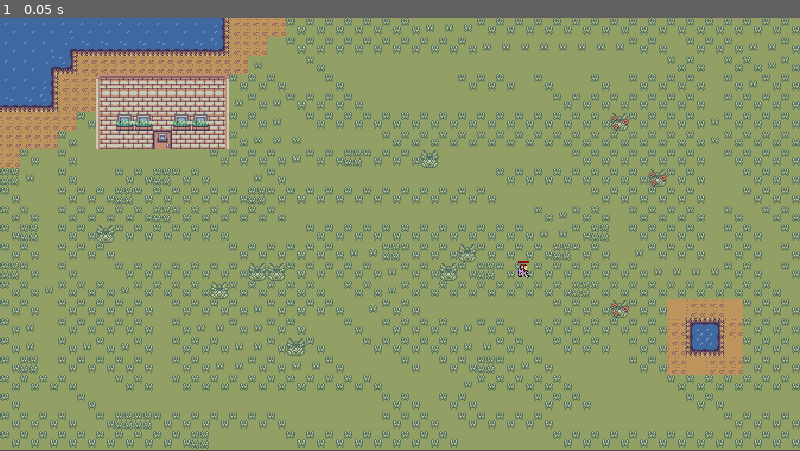
Above: before the commit, frame 1.
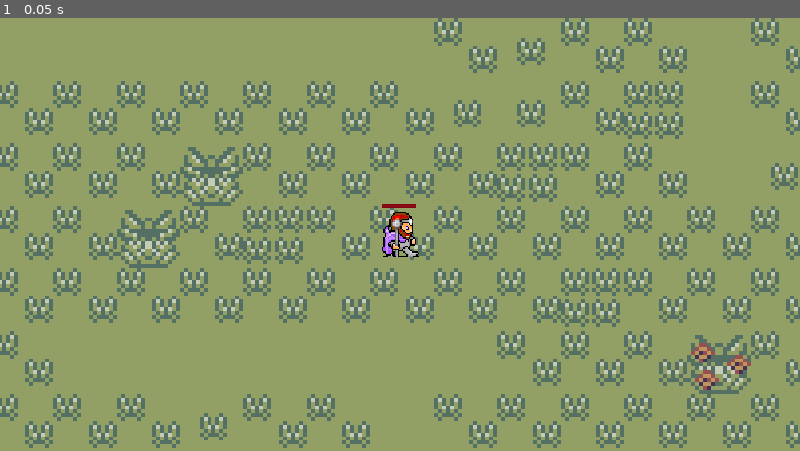
Above: after the commit, the same moment.

Repository: All-Man/2D-RPG
Game: Godot game, scene res://levels/freeworld.tscn
Same seed, same stepped clock (60 frames per second), same inputs: the game is played once before the commit and once after it. This scene is started directly instead of the project's main scene.
Inputs:
- Up to frame 1 (0.05 s): no input

The runs differ from the first frame. In frame 1, 37% of the frame differs, in the area x 0-100%, y 0-100%.

Commit message:
Теперь враг шлёпает мечом героя
Именно шлёпает. Шлёпает потому что пока не смог сделать нормальный удар.

Diff:
--- a/Enemy1.tscn
+++ b/Enemy1.tscn
@@ -1,40 +1,41 @@
-[gd_scene load_steps=19 format=2]
+[gd_scene load_steps=20 format=2]
 
 [ext_resource path="res://KinematicEnemy1.gd" type="Script" id=1]
-[ext_resource path="res://enemy/amg1_lf1.png" type="Texture" id=2]
-[ext_resource path="res://enemy/amg1_lf2.png" type="Texture" id=3]
-[ext_resource path="res://enemy/amg1_rt1.png" type="Texture" id=4]
-[ext_resource path="res://enemy/amg1_rt2.png" type="Texture" id=5]
-[ext_resource path="res://enemy/amg1_bk1.png" type="Texture" id=6]
-[ext_resource path="res://enemy/amg1_bk2.png" type="Texture" id=7]
-[ext_resource path="res://enemy/amg1_fr1.png" type="Texture" id=8]
-[ext_resource path="res://enemy/amg1_fr2.png" type="Texture" id=9]
-[ext_resource path="res://Enemy/KnightBody.gd" type="Script" id=10]
-[ext_resource path="res://images/pixel_under_health.png" type="Texture" id=11]
-[ext_resource path="res://images/health_bar.png" type="Texture" id=12]
-[ext_resource path="res://images/pixel_health.png" type="Texture" id=13]
+[ext_resource path="res://waepons/Wooden_sword.tscn" type="PackedScene" id=2]
+[ext_resource path="res://enemy/amg1_lf1.png" type="Texture" id=3]
+[ext_resource path="res://enemy/amg1_lf2.png" type="Texture" id=4]
+[ext_resource path="res://enemy/amg1_rt1.png" type="Texture" id=5]
+[ext_resource path="res://enemy/amg1_rt2.png" type="Texture" id=6]
+[ext_resource path="res://enemy/amg1_bk1.png" type="Texture" id=7]
+[ext_resource path="res://enemy/amg1_bk2.png" type="Texture" id=8]
+[ext_resource path="res://enemy/amg1_fr1.png" type="Texture" id=9]
+[ext_resource path="res://enemy/amg1_fr2.png" type="Texture" id=10]
+[ext_resource path="res://Enemy/KnightBody.gd" type="Script" id=11]
+[ext_resource path="res://images/pixel_under_health.png" type="Texture" id=12]
+[ext_resource path="res://images/health_bar.png" type="Texture" id=13]
+[ext_resource path="res://images/pixel_health.png" type="Texture" id=14]
 
 [sub_resource type="RectangleShape2D" id=1]
 extents = Vector2( 13.272, 16.0447 )
 
 [sub_resource type="SpriteFrames" id=2]
 animations = [ {
-"frames": [ ExtResource( 2 ), ExtResource( 3 ) ],
+"frames": [ ExtResource( 3 ), ExtResource( 4 ) ],
 "loop": true,
 "name": "LEFT",
 "speed": 5.0
 }, {
-"frames": [ ExtResource( 4 ), ExtResource( 5 ) ],
+"frames": [ ExtResource( 5 ), ExtResource( 6 ) ],
 "loop": true,
 "name": "RIGHT",
 "speed": 5.0
 }, {
-"frames": [ ExtResource( 6 ), ExtResource( 7 ) ],
+"frames": [ ExtResource( 7 ), ExtResource( 8 ) ],
 "loop": true,
 "name": "UP",
 "speed": 5.0
 }, {
-"frames": [ ExtResource( 8 ), ExtResource( 9 ) ],
+"frames": [ ExtResource( 9 ), ExtResource( 10 ) ],
 "loop": true,
 "name": "DOWN",
 "speed": 5.0
@@ -55,6 +56,9 @@
 scale = Vector2( 0.7, 0.7 )
 script = ExtResource( 1 )
 
+[node name="Sword" parent="KinematicEnemy1" instance=ExtResource( 2 )]
+scale = Vector2( 0.714286, 0.714286 )
+
 [node name="CollisionShape2D" type="CollisionShape2D" parent="KinematicEnemy1" groups=[
 "noheavy",
 ]]
@@ -67,7 +71,9 @@
 [node name="Body" type="Area2D" parent="KinematicEnemy1" groups=[
 "noheavy",
 ]]
-script = ExtResource( 10 )
+editor/display_folded = true
+visible = false
+script = ExtResource( 11 )
 
 [node name="CollisionShape2D2" type="CollisionShape2D" parent="KinematicEnemy1/Body"]
 position = Vector2( -0.71698, 0 )
@@ -100,6 +106,10 @@
 [node name="CollisionShape2D" type="CollisionShape2D" parent="KinematicEnemy1/Area2D"]
 shape = SubResource( 5 )
 
+[node name="Camera2D" type="Camera2D" parent="."]
+scale = Vector2( 0.791308, 1.34034 )
+current = true
+zoom = Vector2( 0.3, 0.3 )
 [connection signal="area_entered" from="KinematicEnemy1/Body" to="KinematicEnemy1/Body" method="_on_Body_area_entered"]
 [connection signal="area_exited" from="KinematicEnemy1/Body" to="KinematicEnemy1/Body" method="_on_Body_area_exited"]
 [connection signal="area_entered" from="KinematicEnemy1/HitZone" to="KinematicEnemy1" method="_on_HitZone_area_entered"]
--- a/KinematicEnemy1.gd
+++ b/KinematicEnemy1.gd
@@ -6,6 +6,11 @@
 var PlayerPos = Vector2(0,0)
 var CanHitPlayer:bool = false
 var BulletDamage:int = 10
+var side
+
+#
+#func _ready():
+#	$"../Sword".set_sword_position(17, "right")
 
 func _physics_process(delta):
 	$HealthBar.set_value(health)
@@ -29,29 +34,37 @@
 	if(PlayerPos.x < 0 && PlayerPos.y < 0): # 1 ая четверть окружности
 		if(abs(PlayerPos.y) < abs(PlayerPos.x)):# нижняя половина четверти
 			$AnimatedSprite.play("LEFT") # Начать проигрывать анимацию
+			side = "left"
 		elif(abs(PlayerPos.y) > abs(PlayerPos.x)):# верхняя половина четверти
 			$AnimatedSprite.play("UP")
+			side = "up"
 		else:
 			$AnimatedSprite.stop()
 	elif(PlayerPos.x > 0 && PlayerPos.y < 0): # 2 ая четверть четверти
 		if(abs(PlayerPos.y) < abs(PlayerPos.x)):# нижняя половина четверти
 			$AnimatedSprite.play("RIGHT")
+			side = "right"
 		elif(abs(PlayerPos.y) > abs(PlayerPos.x)):# верхняя половина четверти
 			$AnimatedSprite.play("UP")
+			side = "up"
 		else:
 			$AnimatedSprite.stop()
 	elif(PlayerPos.x > 0 && PlayerPos.y > 0): # 3 ая четверть четверти
 		if(abs(PlayerPos.y) < abs(PlayerPos.x)):# верхняя половина четверти
 			$AnimatedSprite.play("RIGHT")
+			side = "right"
 		elif(abs(PlayerPos.y) > abs(PlayerPos.x)):# нижняя половина четверти
 			$AnimatedSprite.play("DOWN")
+			side = "down"
 		else:
 			$AnimatedSprite.stop()
 	elif(PlayerPos.x < 0 && PlayerPos.y > 0): # 4 ая четверть четверти
 		if(abs(PlayerPos.y) > abs(PlayerPos.x)):# нижняя половина четверти
 			$AnimatedSprite.play("DOWN")
+			side = "down"
 		elif(abs(PlayerPos.y) < abs(PlayerPos.x)):# верхняя половина четверти
 			$AnimatedSprite.play("LEFT")
+			side = "left"
 		else:
 			$AnimatedSprite.stop() # Перестать проигрывать анимацию
 	else:
@@ -60,6 +73,7 @@
 
 func attack():
 	IsPlayerNear = true
+
 func stop_attack():
 	$AnimatedSprite.stop()
 	IsPlayerNear = false
@@ -68,6 +82,10 @@
 	var groups = area.get_groups()
 	if (groups.has("player")):
 		CanHitPlayer = true
+		print(side)
+		$Sword.set_sword_position(20, side)
+		$Sword.show()
+		$Sword.enable_sword()
 
 func _on_Area2D_area_entered(area):
 	var groups = area.get_groups()
@@ -79,3 +97,5 @@
 	var groups = area.get_groups()
 	if (groups.has("player")):
 		CanHitPlayer = false
+		$Sword.hide()
+		$Sword.disable_sword()
--- /dev/null
+++ b/waepons/Wooden_sword.gd
@@ -0,0 +1,134 @@
+extends KinematicBody2D
+
+var center_position:Vector2 = position
+var sword_side
+var radius
+var speed = 1
+var last_rotation
+var long = 2.5
+var attack = false
+
+func _ready():
+	#set_sword_position(40, "left")
+	hide()
+	$Area2D/CollisionShape2D.disabled = true
+
+func disable_sword():
+	$Area2D/CollisionShape2D.disabled = true
+
+func enable_sword():
+	$Area2D/CollisionShape2D.disabled = true
+
+func rotation_loop(mv): # x^2 + y^2 = r^2
+	if(sword_side == "up"):
+
+		if (position.x > radius/long):
+			speed = -speed
+		if (position.x < -radius/long):
+			speed = -speed
+		if (position.y > radius):
+			speed = -speed
+		if (position.y < -radius):
+			speed = -speed
+		position.x += speed
+		if(speed > 0):
+			position.y = -sqrt(radius*radius - position.x*position.x) * speed
+		if(speed < 0):
+			position.y = sqrt(radius*radius - position.x*position.x) * speed
+		rotation_degrees += speed
+
+	if(sword_side == "down"):
+
+		if (position.x > radius/long):
+			speed = -speed
+		if (position.x < -radius/long):
+			speed = -speed
+		if (position.y > radius):
+			speed = -speed
+		if (position.y < -radius):
+			speed = -speed
+		position.x += speed
+		if(speed > 0):
+			position.y = sqrt(radius*radius - position.x*position.x) * speed
+		if(speed < 0):
+			position.y = -sqrt(radius*radius - position.x*position.x) * speed
+		rotation_degrees -= speed
+
+	if(sword_side == "right"):
+		if (position.x > radius):
+			speed = -speed
+		if (position.x < -radius):
+			speed = -speed
+		if (position.y > radius/long):
+			speed = -speed
+		if (position.y < -radius/long):
+			speed = -speed
+		position.y += speed
+		if(speed > 0):
+			position.x = sqrt(radius*radius - position.y*position.y) * speed
+		if(speed < 0):
+			position.x = -sqrt(radius*radius - position.y*position.y) * speed
+		rotation_degrees += speed
+
+	if(sword_side == "left"):
+		if (position.x > radius):
+			speed = -speed
+		if (position.x < -radius):
+			speed = -speed
+		if (position.y > radius/long):
+			speed = -speed
+		if (position.y < -radius/long):
+			speed = -speed
+		position.y += speed
+		if(speed > 0):
+			position.x = -sqrt(radius*radius - position.y*position.y) * speed
+		if(speed < 0):
+			position.x = sqrt(radius*radius - position.y*position.y) * speed
+		rotation_degrees -= speed
+
+
+#		if (position.x > radius):
+#			speed = -speed
+#		if (position.x < -radius):
+#			speed = -speed
+#		if (position.y > radius):
+#			speed = -speed
+#		if (position.y < -radius):
+#			speed = -speed
+#		position.x += speed * mv
+#		if(speed > 0):
+#			position.y = radius*radius - position.x*position.x
+#		if(speed < 0):
+#			position.y = -(radius*radius - position.x*position.x)
+	#print(position.x, " | ", position.y, " | ", mv)
+
+func stop_play():
+	attack = false
+
+func set_sword_position(move, side):
+	attack = true
+	sword_side = side
+	radius = move
+	position.x = 0
+	position.y = 0
+	if(side == "left"):
+		position.x = -move
+		rotation_degrees = -135
+	elif(side == "right"):
+		position.x = move
+		rotation_degrees = 45
+	elif(side == "up"):
+		position.y = -move
+		rotation_degrees = -45
+	elif(side == "down"):
+		position.y = move
+		rotation_degrees = 135
+	last_rotation = rotation_degrees
+	print(position.x, " | ", position.y)
+
+
+
+func _physics_process(delta):
+	if(attack):
+		rotation_loop(delta)
+	pass
--- /dev/null
+++ b/waepons/Wooden_sword.tscn
@@ -0,0 +1,37 @@
+[gd_scene load_steps=4 format=2]
+
+[ext_resource path="res://waepons/Wooden_sword.gd" type="Script" id=1]
+[ext_resource path="res://enemy/waepons/Wooden_sword.png" type="Texture" id=2]
+
+[sub_resource type="RectangleShape2D" id=1]
+extents = Vector2( 9.68418, 3.46865 )
+
+[node name="Sword" type="KinematicBody2D"]
+scale = Vector2( 0.5, 0.5 )
+script = ExtResource( 1 )
+
+[node name="Sprite" type="Sprite" parent="."]
+texture = ExtResource( 2 )
+
+[node name="Area2D" type="Area2D" parent="." groups=[
+"waepon",
+"1",
+]]
+
+[node name="CollisionShape2D" type="CollisionShape2D" parent="Area2D"]
+position = Vector2( 6.30433, -6.49831 )
+rotation = -0.785398
+scale = Vector2( 1, 1 )
+shape = SubResource( 1 )
+
+[node name="Debug" type="Node" parent="."]
+editor/display_folded = true
+
+[node name="DebugCamera" type="Camera2D" parent="Debug"]
+current = true
+zoom = Vector2( 0.1, 0.1 )
+
+[node name="CollisionShape2D" type="CollisionShape2D" parent="."]
+position = Vector2( 6.30433, -6.49831 )
+rotation = -0.785398
+shape = SubResource( 1 )
Not shown: 1 places in Enemy1.tscn that only renumber resources
Binary file added: enemy/waepons/Wooden_sword.png
Not shown, added: enemy/waepons/Wooden_sword.png.import
Not shown, added: export_presets.cfg
